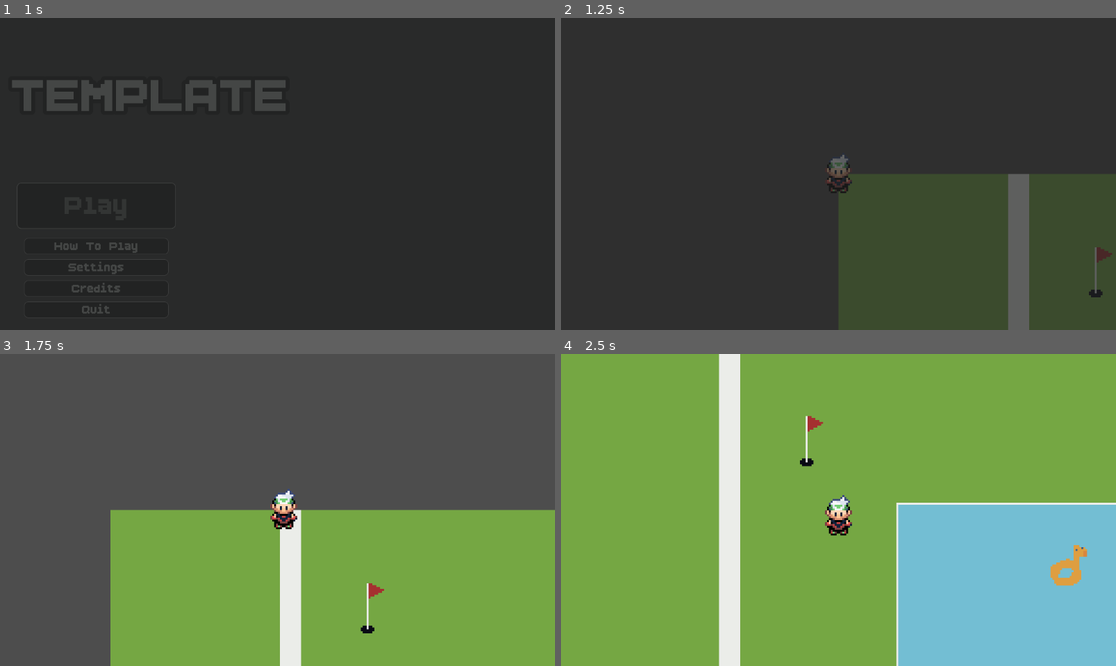
Above: before the commit, frames 1-4 (two rows, left to right).
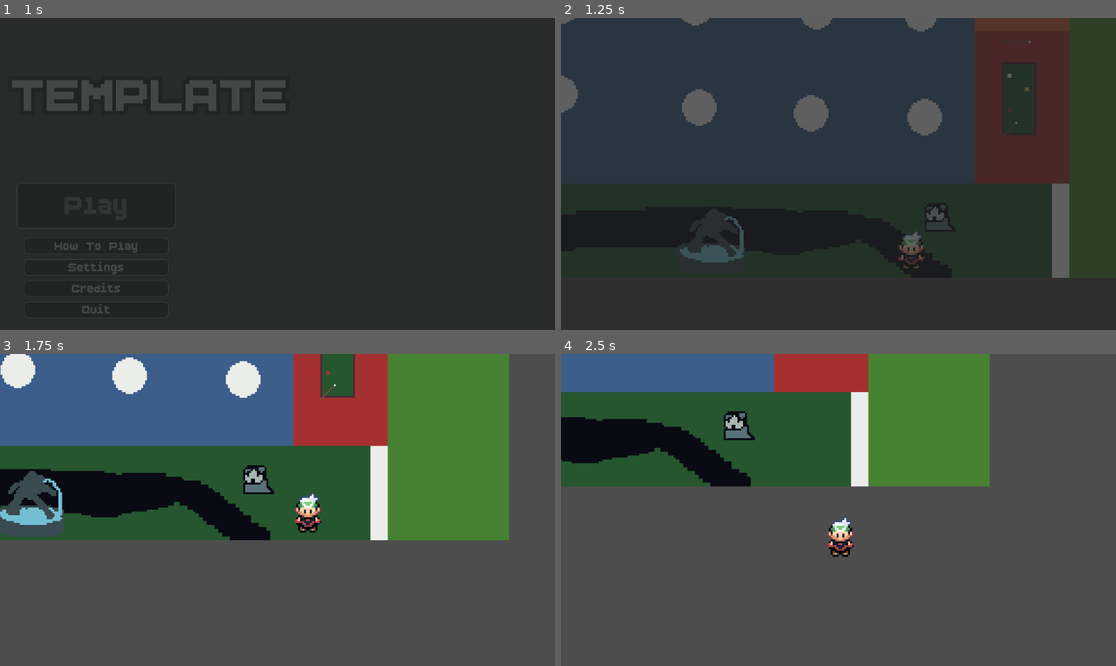
Above: after the commit, the same moments.

Repository: Rat-Haven-Studios/melon-jam-2025
Game: Godot game, scene res://1-main/Main.tscn
Same seed, same stepped clock (60 frames per second), same inputs: the game is played once before the commit and once after it. Sound files missing from this copy of the repository are replaced by a short silence.
Inputs (mouse positions are in pixels of both pictures, inside the frame that each line leads up to):
- Up to frame 1 (1 s): click "Play" at 0.5 s
- Up to frame 2 (1.25 s): no input
- Up to frame 3 (1.75 s): move the mouse to (399, 494) at 1.27 s; hold D (right) from 1.28 s (still down); tap Space (interact, bound only after the commit) at 1.35 s; click (399, 494) at 1.42 s
- Up to frame 4 (2.5 s): move the mouse to (727, 525) at 2.02 s; release D (right) at 2.03 s; hold S (down) from 2.03 s (still down); tap Space (interact, bound only after the commit) at 2.1 s

Frame 1 is identical in both runs. In frame 2, 31% of the frame differs, in the area x 0-100%, y 0-100%; in frame 3, 87%; in frame 4, 100%.

Commit message:
Interact button + Improved Camera

Diff:
--- a/4-objects/0-character/character.gd
+++ b/4-objects/0-character/character.gd
@@ -20,6 +20,8 @@
 	if currState == STATE.MOVING:
 		processMovement()
 	move_and_slide()
+	if Input.is_action_just_pressed("interact"):
+		CLogger.action("Player attempting interact")
 
 func processMovement():
 	var movement_vector: Vector2 = get_movement_vector()
--- a/4-objects/2-level/FIRST_LEVEL.tscn
+++ b/4-objects/2-level/FIRST_LEVEL.tscn
@@ -16,4 +16,5 @@
 script = ExtResource("2_wl7ar")
 
 [node name="Character" parent="." instance=ExtResource("3_qj1of")]
-BASE_SPEED = 200
+position = Vector2(367, 498)
+BASE_SPEED = 90
--- a/4-objects/2-level/camera_2d.gd
+++ b/4-objects/2-level/camera_2d.gd
@@ -11,9 +11,9 @@
 		CLogger.debug("Haven't found the player man")
 		findPlayer()
 	else:
-		self.position = player.position
-
+		self. position = lerp(self.position, player.position, .1)
 
 func findPlayer():
 	CLogger.info("Camera finding player")
+
 	player = get_tree().get_first_node_in_group("Player")
--- a/project.godot
+++ b/project.godot
@@ -57,6 +57,12 @@
 , Object(InputEventKey,"resource_local_to_scene":false,"resource_name":"","device":-1,"window_id":0,"alt_pressed":false …(186 unchanged characters)…
 ]
 }
+interact={
+"deadzone": 0.2,
+"events": [Object(InputEventKey,"resource_local_to_scene":false,"resource_name":"","device":-1,"window_id":0,"alt_pressed":false,"shift_pressed":false,"ctrl_pressed":false,"meta_pressed":false,"pressed":false,"keycode":0,"physical_keycode":32,"key_label":0,"unicode":32,"location":0,"echo":false,"script":null)
+, Object(InputEventKey,"resource_local_to_scene":false,"resource_name":"","device":-1,"window_id":0,"alt_pressed":false,"shift_pressed":false,"ctrl_pressed":false,"meta_pressed":false,"pressed":false,"keycode":0,"physical_keycode":88,"key_label":0,"unicode":120,"location":0,"echo":false,"script":null)
+]
+}
 
 [rendering]
 
